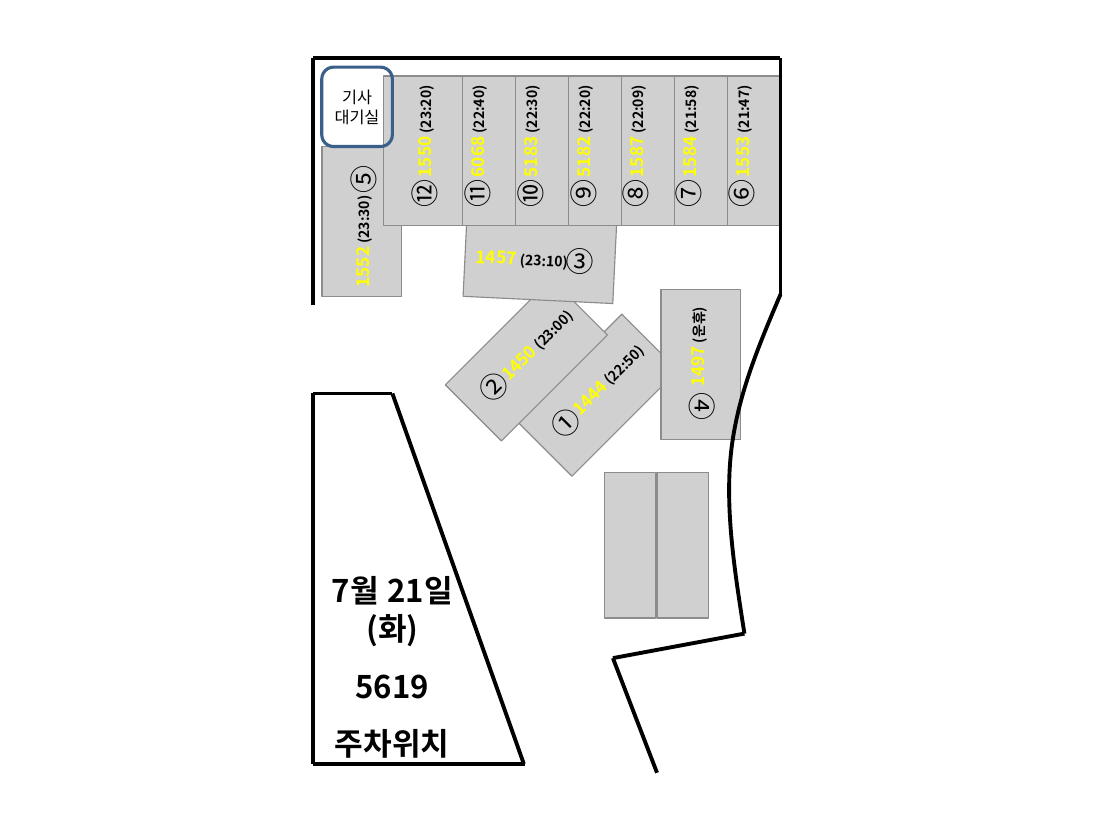
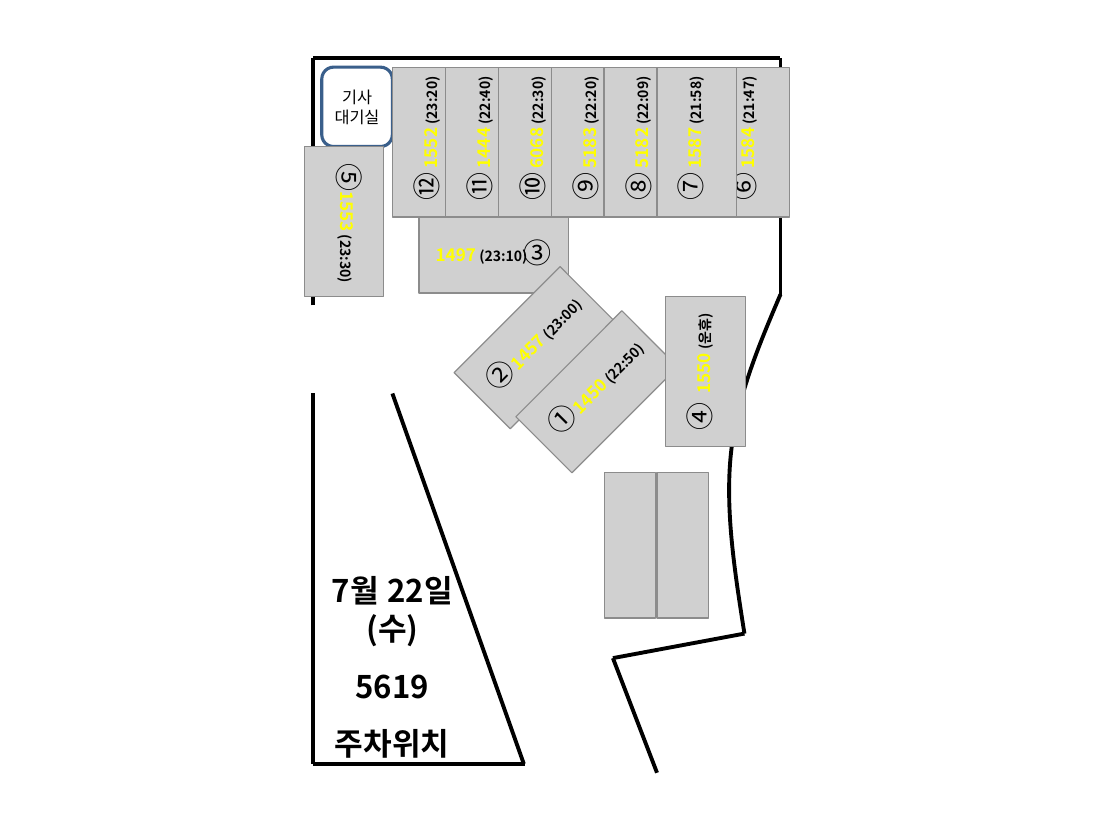
Before and after one commit to woenho-daum/newsetc2, a slide deck: slide 3 of 배차작업/야간주차/5619야간주차.pptm (slide 1 before the commit). Drawn at 1120x840 pixels with LibreOffice and Linux fonts; fonts in the diff are those of the drawing; grey boxes stand for pictures. Boxes give left, top, right and bottom in pixels: in the first picture for what was removed or moved away, otherwise in the second. Text is boxed around its words. In the diff, an @@ line names an element or a change of style, - is before the commit and + after.

```diff
--- a/배차작업/야간주차/5619야간주차.pptm
+++ b/배차작업/야간주차/5619야간주차.pptm
@@ text at (417,81,442,167): text changed @@
-1550 (23:20)
+1552 (23:20)
@@ text at (470,81,495,167): text changed @@
-1444 (22:50)
+1444 (22:40)
@@ text "1444 (22:40)" at (470,81,495,167): rotation 315 to 270 degrees @@
@@ text at (523,81,548,167): text changed @@
-5183 (22:30)
+6068 (22:30)
@@ text at (576,81,601,167): text changed @@
-5182 (22:20)
+5183 (22:20)
@@ text at (629,81,654,167): text changed @@
-1587 (22:09)
+5182 (22:09)
@@ text at (682,81,707,167): text changed @@
-1584 (21:58)
+1587 (21:58)
@@ text at (735,81,760,167): text changed @@
-1553 (21:47)
+1584 (21:47)
@@ text removed at (465,90,490,176) @@
-6068 (22:40)
@@ picture: place and size @@
-picture at (321,147,401,297)
+picture at (305,147,384,297)
@@ text "⑤": place and size @@
-text "⑤" at (342,168,383,192)
+text "⑤" at (331,165,372,190)
@@ text "⑤" at (331,165,372,190): rotation 270 to 90 degrees @@
@@ text "1553 (23:30)" at (335,195,360,281): rotation 270 to 90 degrees @@
@@ text at (335,195,360,281): text changed @@
-1552 (23:30)
+1553 (23:30)
@@ picture at (419,213,570,293): rotation 272 to 270 degrees @@
@@ text "③": place and size @@
-text "③" at (566,248,594,274)
+text "③" at (523,239,551,266)
@@ text "③" at (523,239,551,266): rotation 2 to 0 degrees @@
@@ text "1497 (23:10)" at (436,248,527,264): rotation 2 to 0 degrees @@
@@ text at (436,248,527,264): text changed @@
-1457 (23:10)
+1497 (23:10)
@@ 8 pictures: place and size @@
-8 pictures at (384,76,781,441)
+8 pictures at (392,67,790,429)
@@ picture: place and size @@
-picture at (661,290,740,440)
+picture at (665,297,745,447)
@@ picture: place and size @@
-picture at (516,314,679,477)
+picture at (516,311,679,473)
@@ text at (552,311,578,322): text changed @@
-1450 (23:00)
+1457 (23:00)
@@ text at (691,316,716,392): text changed @@
-1497 (운휴)
+1550 (운휴)
@@ text "②": place and size @@
-text "②" at (459,386,500,404)
+text "②" at (465,375,506,393)
@@ text "①": place and size @@
-text "①" at (531,423,572,441)
+text "①" at (527,419,568,437)
@@ text added at (575,388,607,401), 9 pt, text #000000, bold @@
+1450 (22:50)
@@ line removed from (392, 393) to (314, 393) @@
@@ rotation 90 to 270 degrees in 8 elements at (617,175,658,201), (458,175,499,201), (722,175,763,201), (564,175,605,201), (670,175,711,199), (511,175,552,201), (405,175,446,201), (678,404,719,429) @@
@@ text "④": place and size @@
-text "④" at (683,394,724,419)
+text "④" at (678,404,719,429)
@@ text at (332,576,453,646): text changed @@
-7월 21일
-(화)
+7월 22일
+(수)
```
Also in this commit, not shown: 1 other slide changed, 1 slide added, 7 other files.
